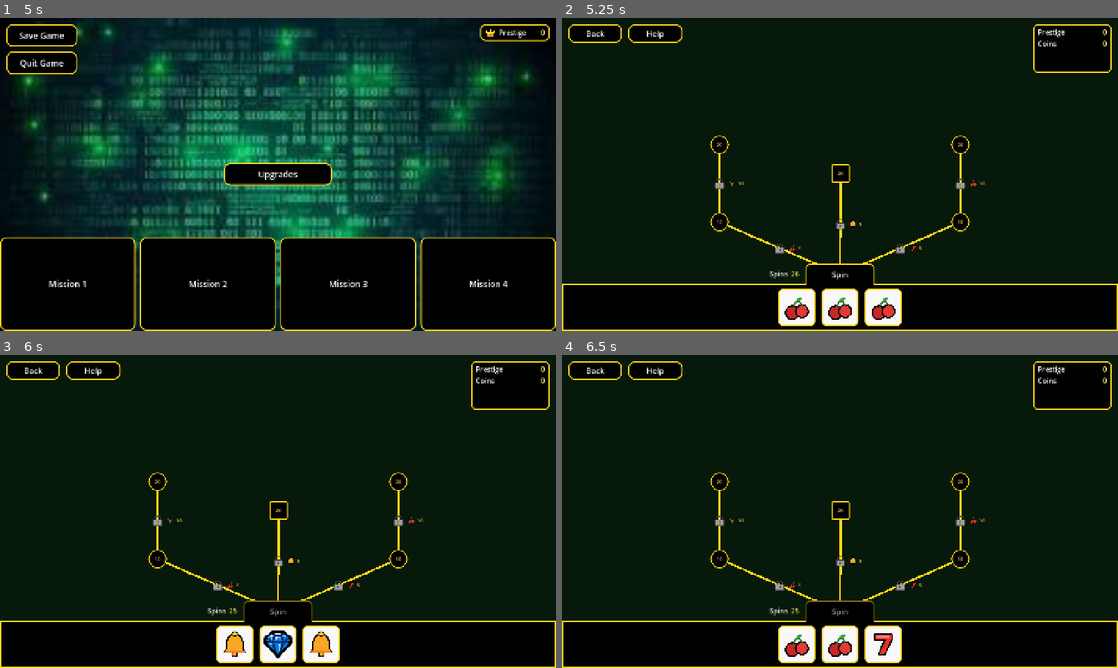
Above: before the commit, frames 1-4 (two rows, left to right).
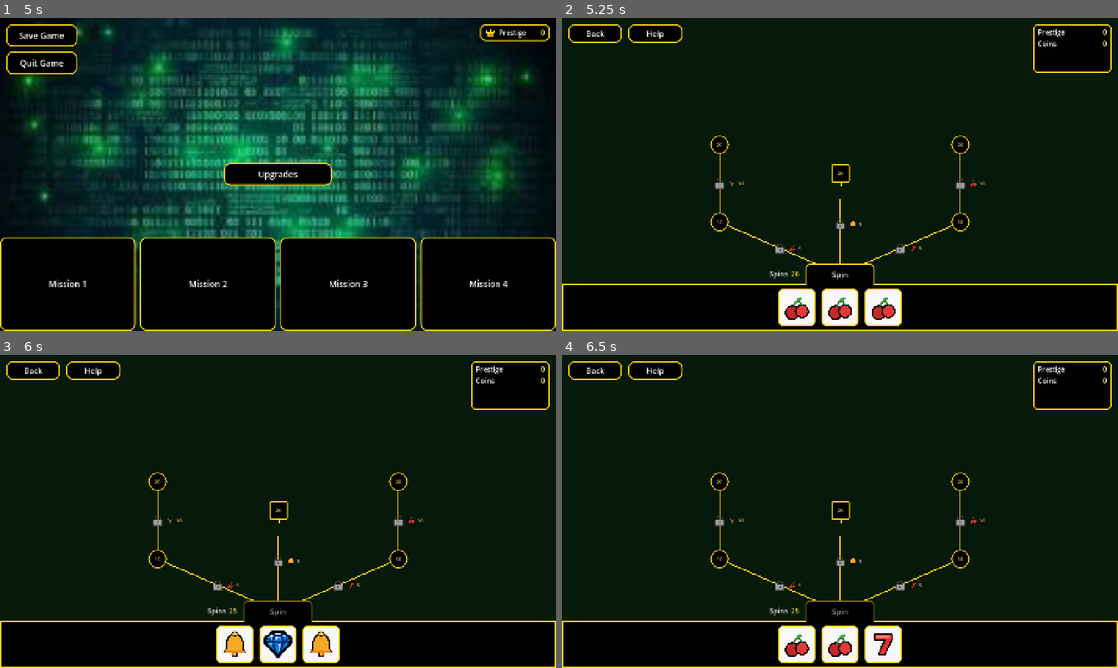
Above: after the commit, the same moments.

Repository: SorenKronborg/CasinoSlots
Game: Godot game, scene res://features/menu/main_menu.tscn
Two runs of this game, one before a commit and one after it. Both use one fixed random seed, a clock stepped at 60 frames per second and the inputs below.
Inputs (mouse positions are in pixels of both pictures, inside the frame that each line leads up to):
- Up to frame 1 (5 s): click "New Game" at 0.5 s; click "Upgrades" at 1.25 s; click (183, 124) at 2.02 s; click (183, 208) at 2.77 s; click (183, 124) at 3.52 s; click "Back" at 4.25 s
- Up to frame 2 (5.25 s): click "Mission 1" at 5 s
- Up to frame 3 (6 s): click "Spin" at 5.75 s
- Up to frame 4 (6.5 s): no input

Frame 1 is identical in both runs. In frame 2, 0.2% of the frame differs, in the area x 28-72%, y 43-79%; in frame 3, 0.2%; in frame 4, 0.2%.

Commit message:
reduce edge size

Diff:
--- a/features/graph/level_graph_edge.tscn
+++ b/features/graph/level_graph_edge.tscn
@@ -8,7 +8,7 @@
 
 [node name="Line" type="Line2D" parent="." unique_id=1144146363]
 unique_name_in_owner = true
-width = 5.0
+width = 3.0
 default_color = Color(1, 0.85, 0.1, 1)
 antialiased = true
 
--- a/features/graph/level_graph_link.tscn
+++ b/features/graph/level_graph_link.tscn
@@ -7,6 +7,6 @@
 
 [node name="Line" type="Line2D" parent="."]
 unique_name_in_owner = true
-width = 5.0
+width = 3.0
 default_color = Color(1, 0.85, 0.1, 1)
 antialiased = true
